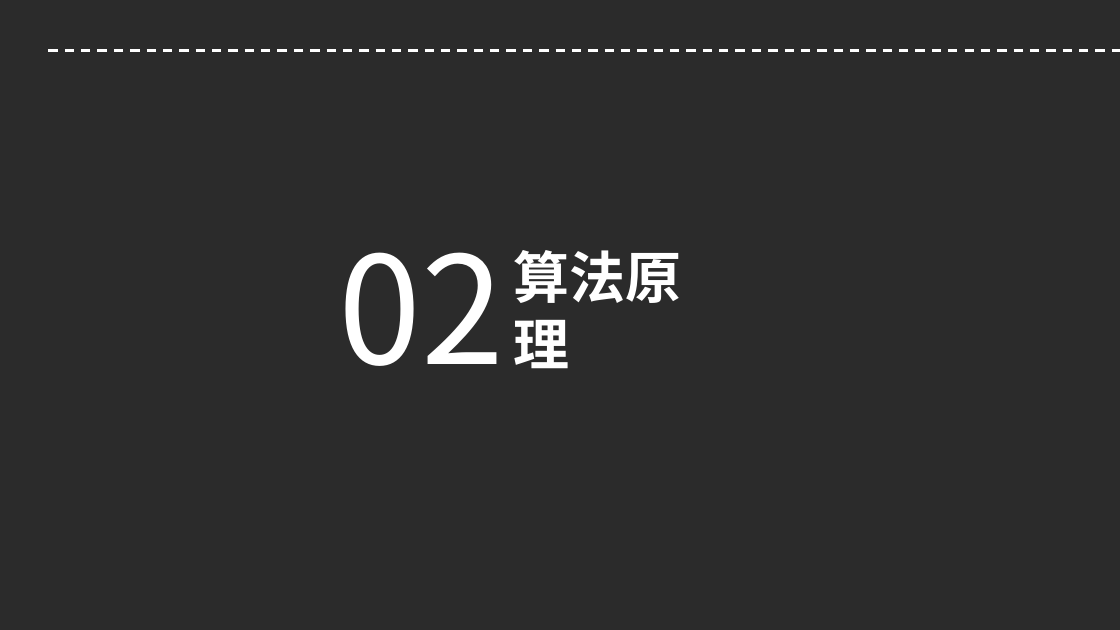
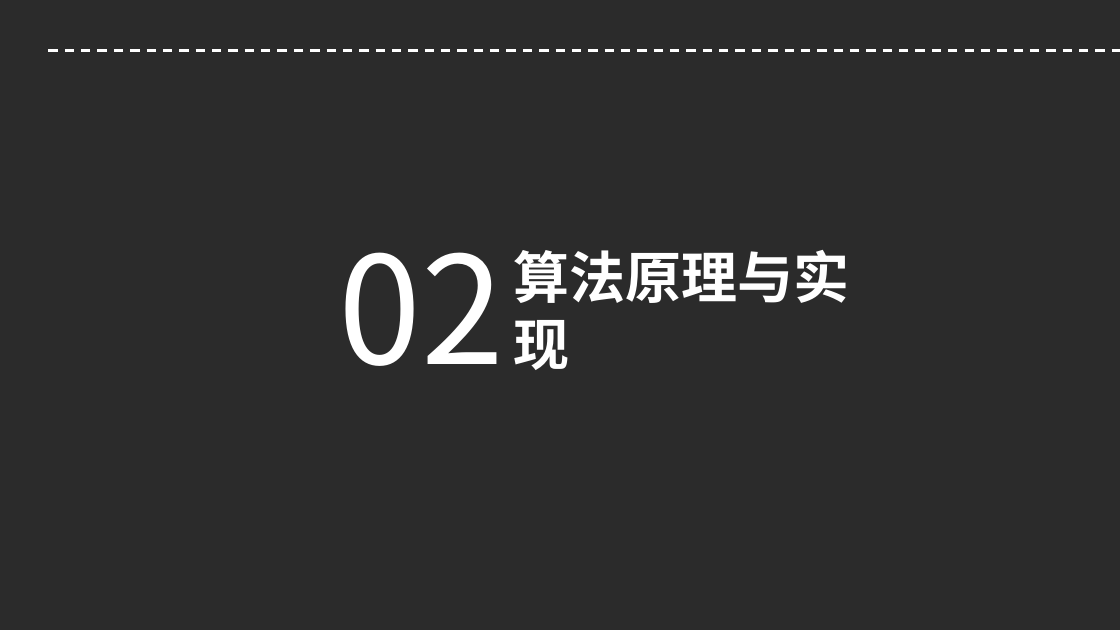
Before and after one commit to AisingioroHao0/BUAA_ProgrammingAndAlgorithms_TermProject, a slide deck: slide 6 of 答辩PPT/程序设计与算法大作业答辩.pptx (slide 8 before the commit). Drawn at 1120x630 pixels with LibreOffice and Linux fonts; fonts in the diff are those of the drawing; background and template pictures are left out; a plain dark background stands for a picture behind light text. Boxes give left, top, right and bottom in pixels: in the first picture for what was removed or moved away, otherwise in the second. Text is boxed around its words. In the diff, an @@ line names an element or a change of style, - is before the commit and + after.

```diff
--- a/答辩PPT/程序设计与算法大作业答辩.pptx
+++ b/答辩PPT/程序设计与算法大作业答辩.pptx
@@ text at (x1=514, y1=250, x2=850, y2=370): text changed @@
-算法原理
+算法原理与实现
```
Also in this commit, not shown: 5 other slides changed, 8 slides added, 8 slides removed.
